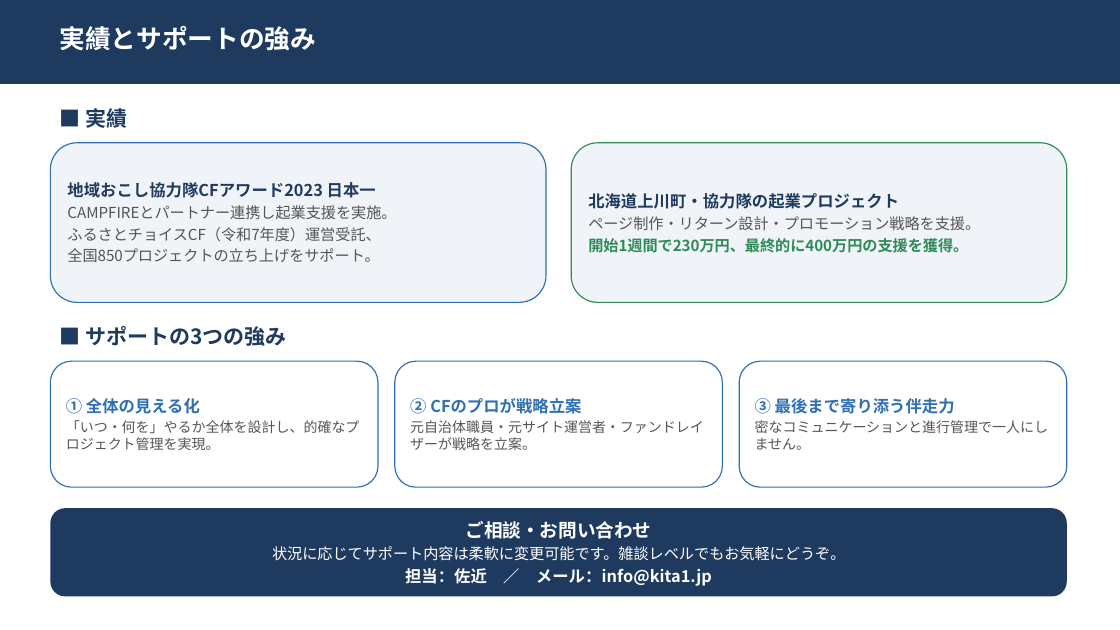
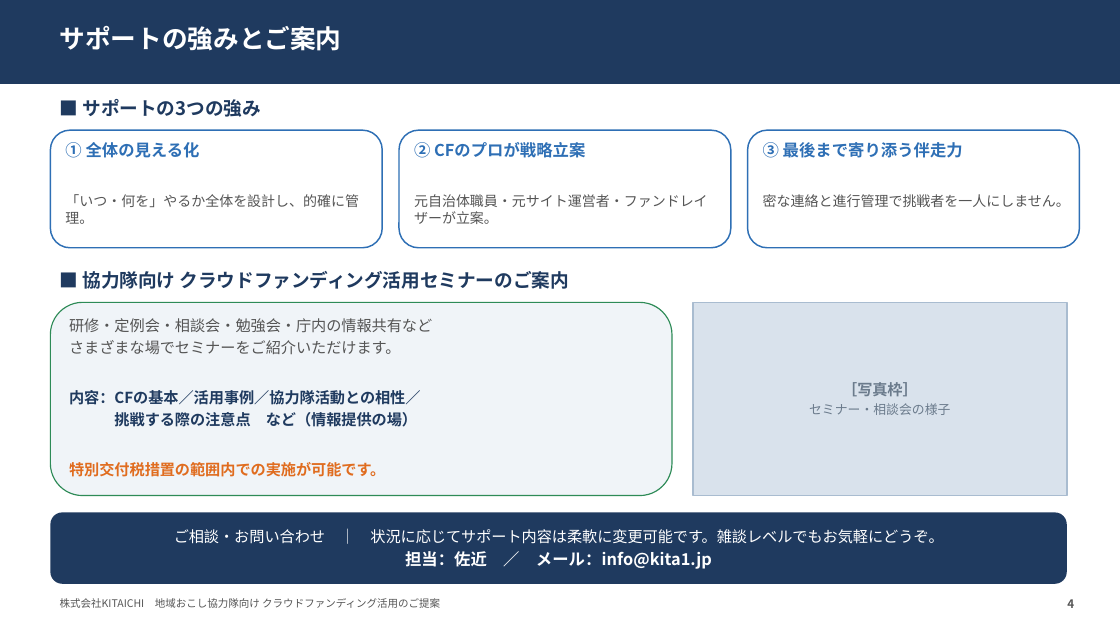
Before and after one commit to kitaichi-hokkaido/kitaichi, a slide deck: slide 4 of KITAICHI_自治体向け_概要資料.pptx (slide 3 before the commit). Drawn at 1120x630 pixels with LibreOffice and Linux fonts; fonts in the diff are those of the drawing. Boxes give left, top, right and bottom in pixels: in the first picture for what was removed or moved away, otherwise in the second. Text is boxed around its words. In the diff, an @@ line names an element or a change of style, - is before the commit and + after.

```diff
--- a/KITAICHI_自治体向け_概要資料.pptx
+++ b/KITAICHI_自治体向け_概要資料.pptx
@@ text at bbox=[60, 26, 342, 51]: text changed @@
-実績とサポートの強み
+サポートの強みとご案内
@@ text "■ サポートの3つの強み": place and size @@
-text "■ サポートの3つの強み" at bbox=[85, 326, 286, 346]
+text "■ サポートの3つの強み" at bbox=[82, 99, 261, 117]
@@ text "■ サポートの3つの強み" at bbox=[82, 99, 261, 117]: size 18 to 16 pt @@
@@ text removed at bbox=[85, 105, 127, 131] @@
-■ 実績
@@ rounded rectangle "① 全体の見える化": place and size @@
-rounded rectangle "① 全体の見える化" at bbox=[50, 361, 378, 487]
+rounded rectangle "① 全体の見える化" at bbox=[50, 130, 382, 248]
@@ rounded rectangle removed at bbox=[50, 143, 546, 302] @@
-地域おこし協力隊CFアワード2023 日本一
-CAMPFIREとパートナー連携し起業支援を実施。
-ふるさとチョイスCF（令和7年度）運営受託、
-全国850プロジェクトの立ち上げをサポート。
@@ rounded rectangle "② CFのプロが戦略立案": place and size @@
-rounded rectangle "② CFのプロが戦略立案" at bbox=[395, 361, 723, 487]
+rounded rectangle "② CFのプロが戦略立案" at bbox=[399, 130, 731, 248]
@@ rounded rectangle removed at bbox=[571, 143, 1067, 302] @@
-北海道上川町・協力隊の起業プロジェクト
-ページ制作・リターン設計・プロモーション戦略を支援。
-開始1週間で230万円、最終的に400万円の支援を獲得。
@@ vertical alignment middle to top; outline #2E6FB5 1 pt to #2E6FB5 1.25 pt in 3 elements at bbox=[399, 130, 731, 248], bbox=[50, 130, 382, 248], bbox=[748, 130, 1080, 248] @@
@@ rounded rectangle "③ 最後まで寄り添う伴走力": place and size @@
-rounded rectangle "③ 最後まで寄り添う伴走力" at bbox=[739, 361, 1067, 487]
+rounded rectangle "③ 最後まで寄り添う伴走力" at bbox=[748, 130, 1080, 248]
@@ text in rounded rectangle at bbox=[65, 194, 359, 224]: text changed @@
-「いつ・何を」やるか全体を設計し、的確なプロジェクト管理を実現。
+「いつ・何を」やるか全体を設計し、的確に管理。
@@ text in rounded rectangle at bbox=[414, 194, 708, 224]: text changed @@
-元自治体職員・元サイト運営者・ファンドレイザーが戦略を立案。
+元自治体職員・元サイト運営者・ファンドレイザーが立案。
@@ text in rounded rectangle at bbox=[763, 194, 1070, 207]: text changed @@
-密なコミュニケーションと進行管理で一人にしません。
+密な連絡と進行管理で挑戦者を一人にしません。
@@ text added at bbox=[82, 271, 569, 289], 16 pt, text #1F3A5F, bold @@
+■ 協力隊向け クラウドファンディング活用セミナーのご案内
@@ rounded rectangle added at bbox=[50, 302, 672, 496], fill #F0F4F8, outline #2E8B57 1 pt, 13 pt, text #555555, bold @@
+研修・定例会・相談会・勉強会・庁内の情報共有など
+さまざまな場でセミナーをご紹介いただけます。
+内容：CFの基本／活用事例／協力隊活動との相性／
+挑戦する際の注意点 など（情報提供の場）
+特別交付税措置の範囲内での実施が可能です。
@@ rectangle added at bbox=[693, 302, 1067, 496], fill #D9E2EC, outline #A9BCD0 1.25 pt, 11 pt, text #6B7B8C @@
+［写真枠］
+セミナー・相談会の様子
@@ rounded rectangle "ご相談・お問い合わせ ｜ 状況に応じてサポート内容は柔軟に変更可能です。雑談レベルでもお気軽にどうぞ。": place and size @@
-rounded rectangle "ご相談・お問い合わせ ｜ 状況に応じてサポート内容は柔軟に変更可能です。雑談レベルでもお気軽にどうぞ。" at bbox=[50, 508, 1067, 597]
+rounded rectangle "ご相談・お問い合わせ ｜ 状況に応じてサポート内容は柔軟に変更可能です。雑談レベルでもお気軽にどうぞ。" at bbox=[50, 513, 1067, 584]
@@ text in rounded rectangle at bbox=[174, 529, 943, 544]: text changed @@
-ご相談・お問い合わせ
-状況に応じてサポート内容は柔軟に変更可能です。雑談レベルでもお気軽にどうぞ。
+ご相談・お問い合わせ ｜ 状況に応じてサポート内容は柔軟に変更可能です。雑談レベルでもお気軽にどうぞ。
@@ text added at bbox=[60, 598, 440, 608], 9 pt, text #555555 @@
+株式会社KITAICHI 地域おこし協力隊向け クラウドファンディング活用のご提案
@@ text added at bbox=[1067, 599, 1074, 608], 10 pt, text #555555, bold @@
+4
```
Also in this commit, not shown: 3 slides added, 2 slides removed.
